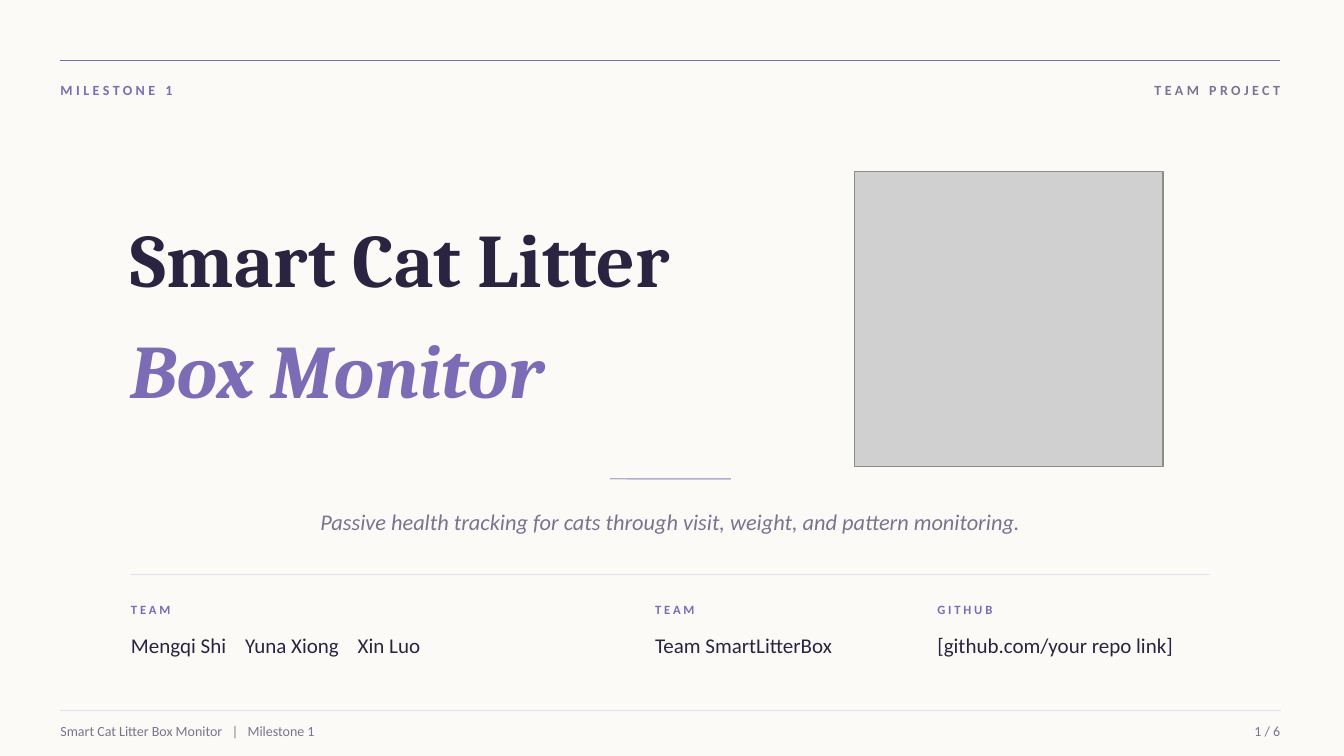
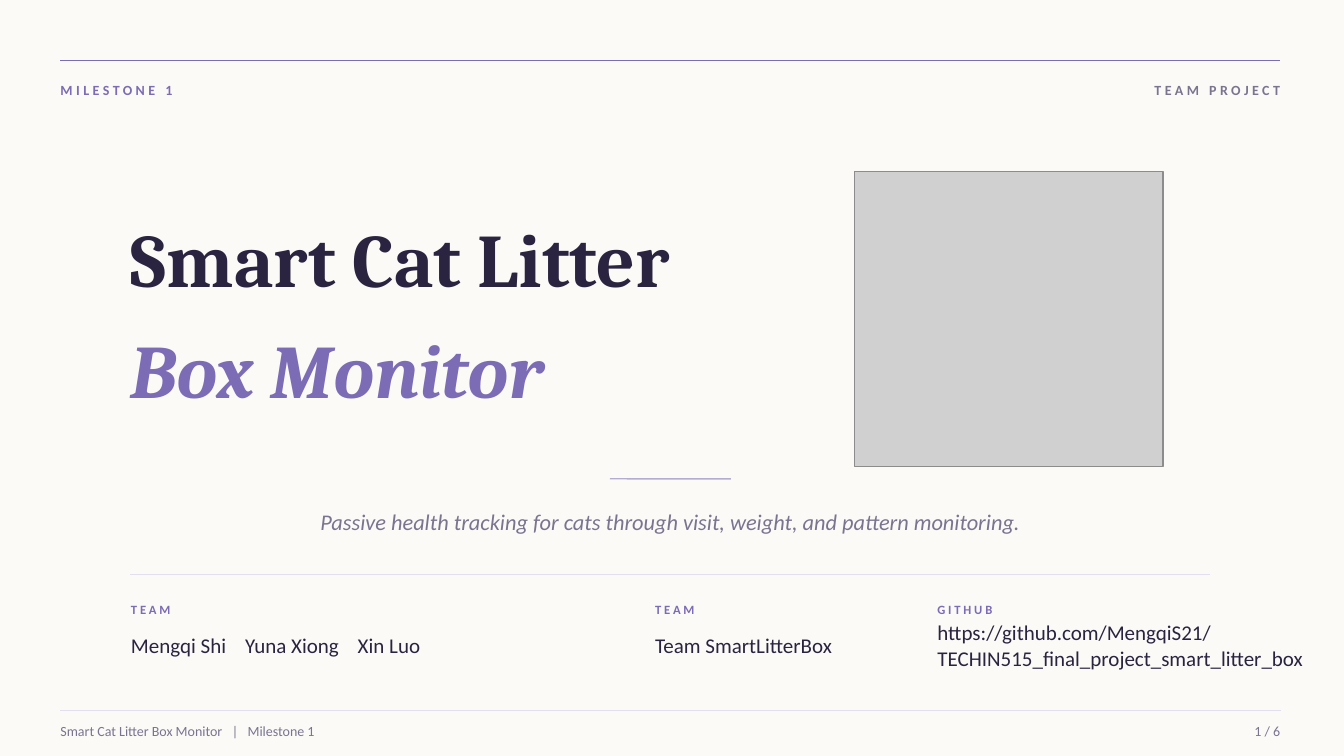
Before and after one commit to MengqiS21/TECHIN515_final_project_smart_litter_box, a slide deck: slide 1 of Mimlestone1_Slide.pptx. Drawn at 1344x756 pixels with LibreOffice and Linux fonts; fonts in the diff are those of the drawing; grey boxes stand for pictures. Boxes give left, top, right and bottom in pixels: in the first picture for what was removed or moved away, otherwise in the second. Text is boxed around its words. In the diff, an @@ line names an element or a change of style, - is before the commit and + after.

Commit message:
update link

```diff
--- a/Mimlestone1_Slide.pptx
+++ b/Mimlestone1_Slide.pptx
@@ text at [937,625,1302,670]: text changed @@
-[github.com/your repo link]
+https://github.com/MengqiS21/TECHIN515_final_project_smart_litter_box
```
Also in this commit, not shown: 1 other slide changed, 3 other files.
